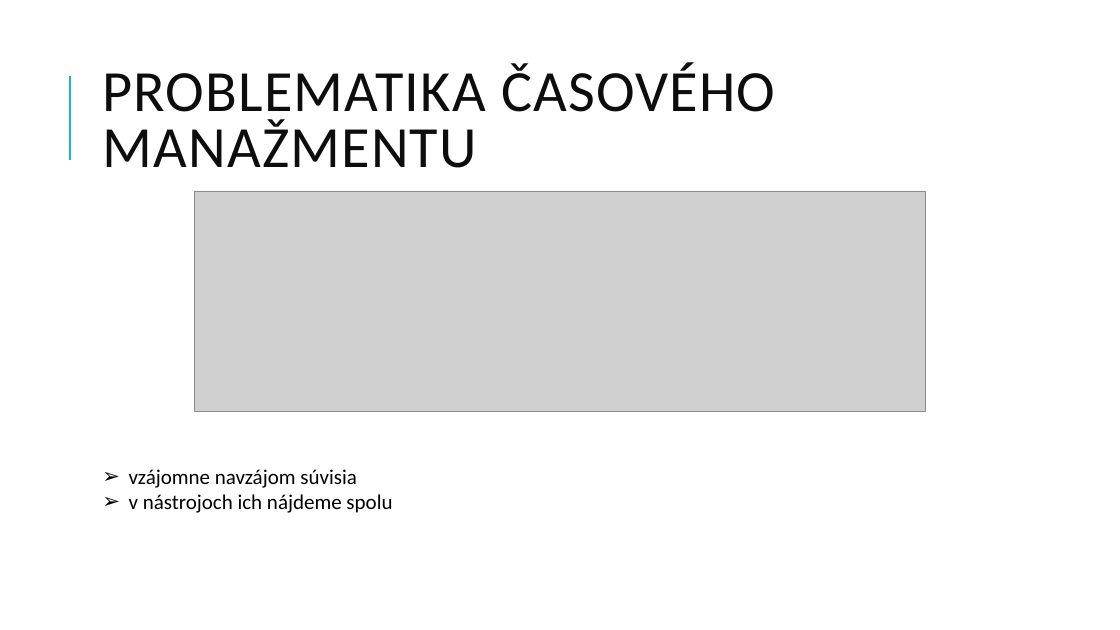
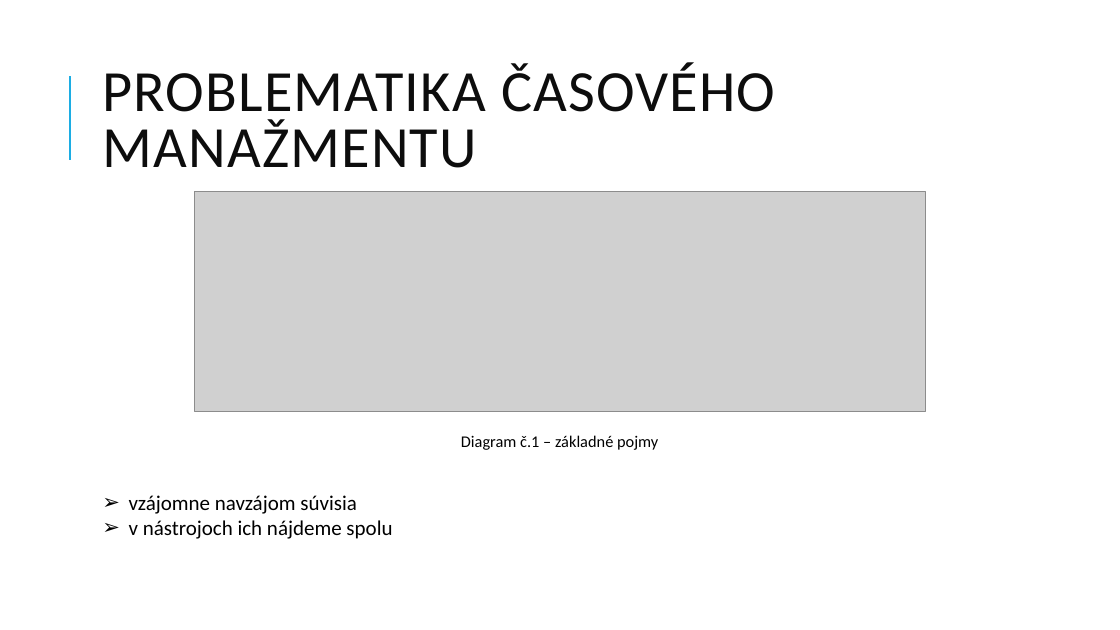
Before and after one commit to Plasmoxy/MIP_clanok, a slide deck: slide 5 of petrik_mip_present.pptx. Drawn at 1120x630 pixels with LibreOffice and Linux fonts; fonts in the diff are those of the drawing; grey boxes stand for pictures. Boxes give left, top, right and bottom in pixels: in the first picture for what was removed or moved away, otherwise in the second. Text is boxed around its words. In the diff, an @@ line names an element or a change of style, - is before the commit and + after.

```diff
--- a/petrik_mip_present.pptx
+++ b/petrik_mip_present.pptx
@@ text added at (461, 435, 658, 450), 14 pt, text #000000 @@
+Diagram č.1 – základné pojmy
@@ text "vzájomne navzájom súvisia": place and size @@
-text "vzájomne navzájom súvisia" at (129, 469, 392, 513)
+text "vzájomne navzájom súvisia" at (129, 495, 392, 539)
```
Also in this commit, not shown: 3 other slides changed, 5 slides added, 1 slide removed, 2 other files.
